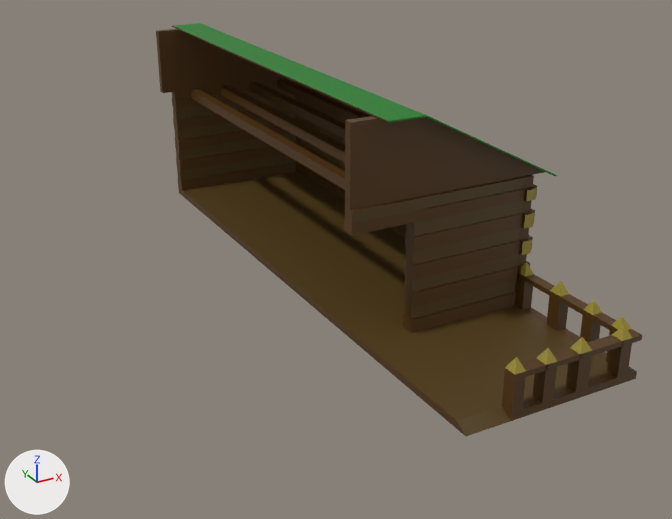
Before and after pictures for a commit that changed the glTF model assets/cabin.glb.
Both versions are drawn from a camera (50 mm lens) standing at (-25.9, -68.0, 30.0) and looking at (1.7, -17.9, 5.0). The lights are fixed; the arrows at lower left show +X, +Y and +Z. The picture after the commit comes second. Vertices at exactly the same position are counted once.
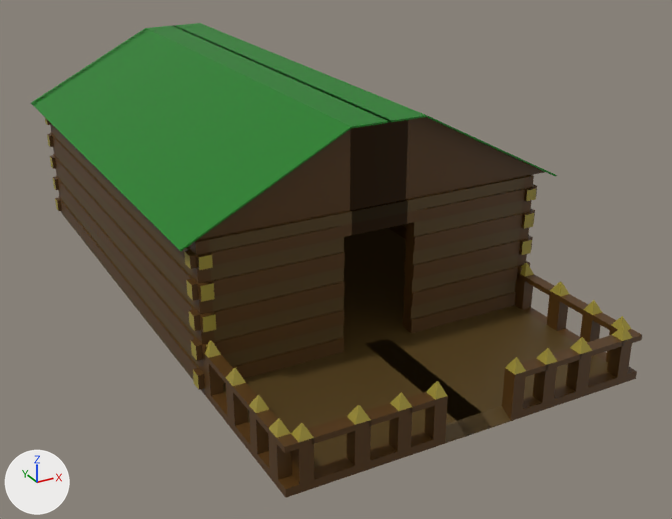
Location of each change, (x1, y1, x2, y2) in pixels of the pictures (672 x 519 px; the box of a moved part takes in the faces that stretch with it):
'Cube', reshaped (26% wider, 15% taller)
    before: (156, 23, 642, 436)
    after: (31, 23, 642, 497)
part 1 of me_cube, added
    after: (31, 26, 476, 497)
part 2 of me_cube, moved or reshaped
    before: (295, 96, 642, 341)
    after: (508, 193, 642, 341)

The change, as a list of edits to the scene's bpy script:
```text
Change me_cube:
    used by ob_cube; location = (0.0, 0.0, 3.66)
    remove me_cube.from_pydata(...)  # 1037 vertices, 2051 faces; spans x -1.8..12.1, y -36.2..6.9, z -1.0..13.2
    add me_cube.from_pydata(...)  # 2074 vertices, 4102 faces; spans x -12.1..12.1, y -36.2..6.9, z -1.0..13.2
    me_cube part 1: a new loose piece of 1037 vertices spanning x -12.1..1.8, y -36.2..6.9, z -1.0..13.2
    me_cube part 2
    93 faces are deleted
    70 new faces join them, mat_material (brown #53350b)
    18 new faces join them, mat_material_001 (yellow #9c8d32)
    5 new faces join them, mat_material_002 (brown #54401a)
```
